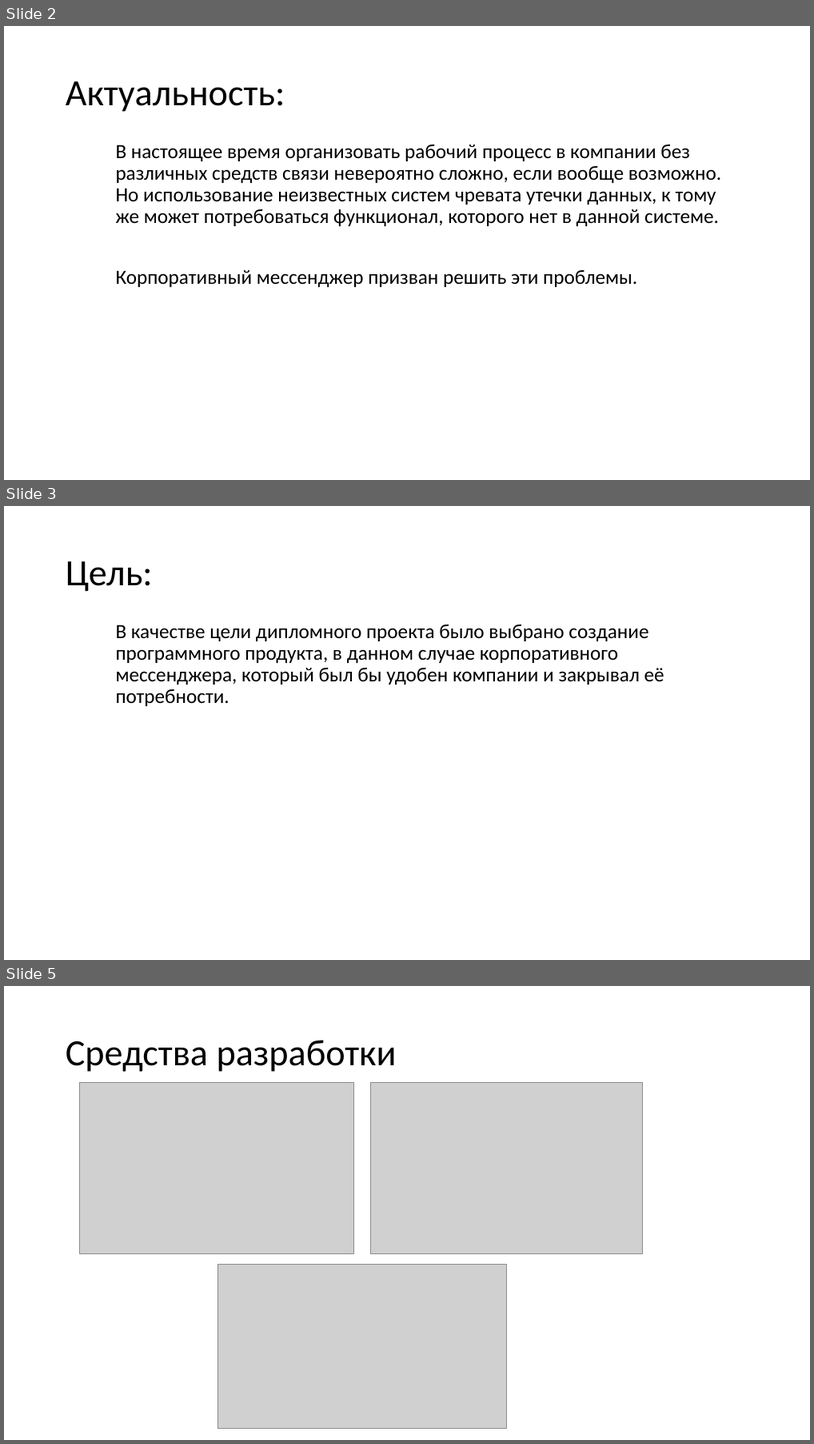
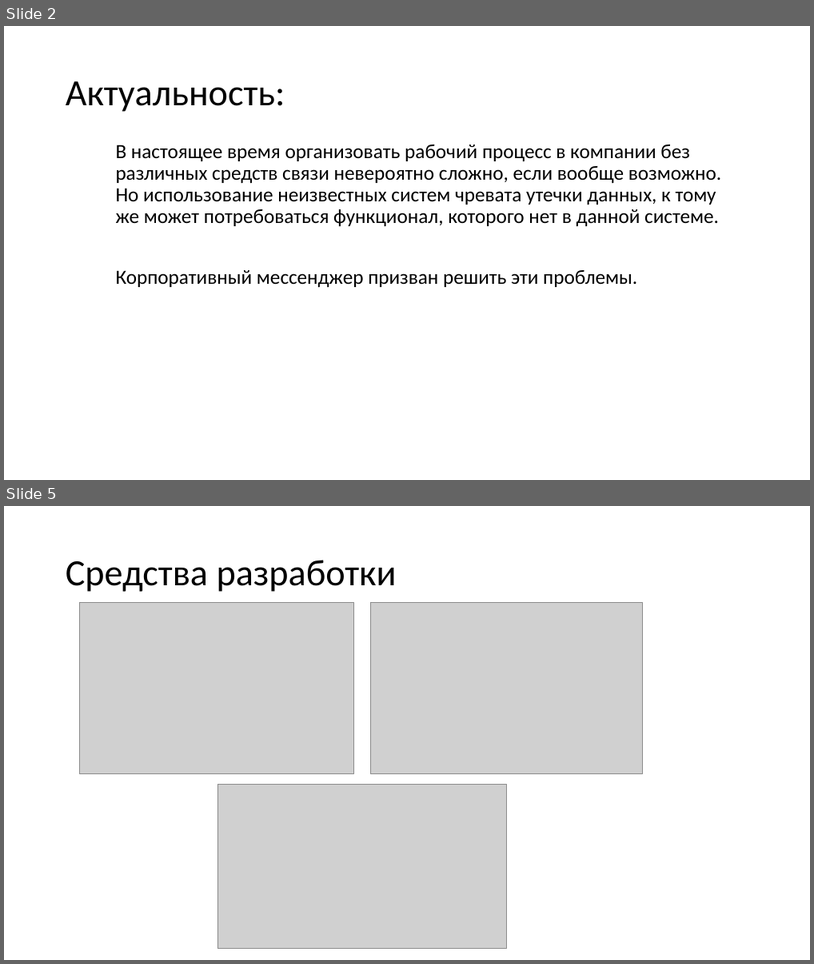
Before and after one commit to sidechko/Diplom-Messager, a slide deck: яПризентация диплом.pptx. Shown one above the other, each under a label of ours: slides 2, 3 and 5 before the commit, slides 2 and 5 after it; the slides between them are not shown. The pictures are 814x1444 and 814x964 pixels, drawn with LibreOffice and Linux fonts; fonts in the diff are those of the drawing; grey boxes stand for pictures. Boxes give left, top, right and bottom in pixels: in the first picture for what was removed or moved away, otherwise in the second. Text is boxed around its words. In the diff, an @@ line names an element or a change of style, - is before the commit and + after.

```diff
--- a/яПризентация диплом.pptx
+++ b/яПризентация диплом.pptx
@@ slide 3 removed at <box>4,506,810,960</box>, background #FFFFFF @@
@@ title removed at <box>66,561,153,592</box> @@
-Цель:
@@ text removed at <box>116,624,665,706</box> @@
-В качестве цели дипломного проекта было выбрано создание программного продукта, в данном случае корпоративного мессенджера, который был бы удобен компании и закрывал её потребности.
```
Also in this commit, not shown: 3 slides changed, 2 slides added, 5 other files.
